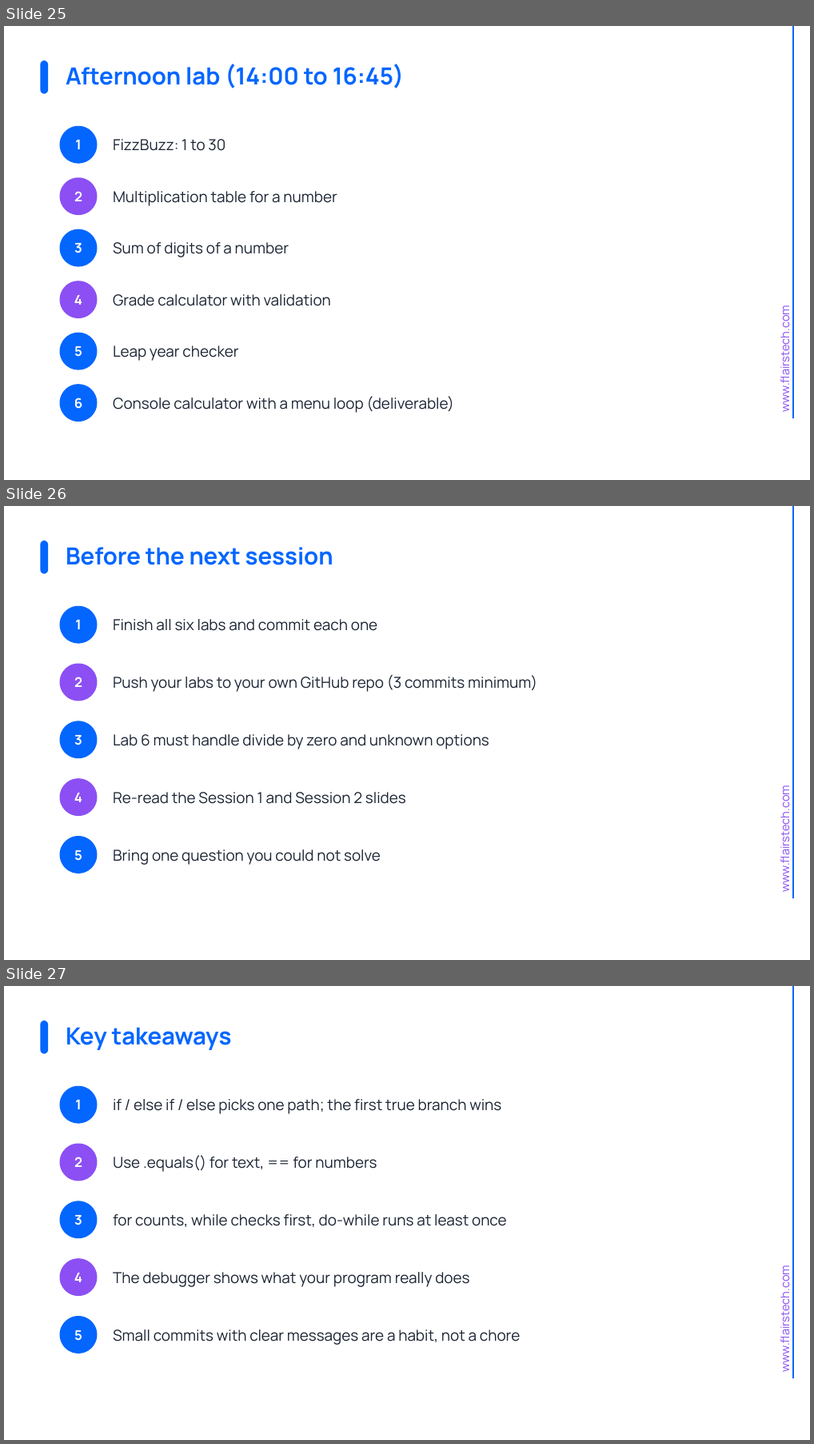
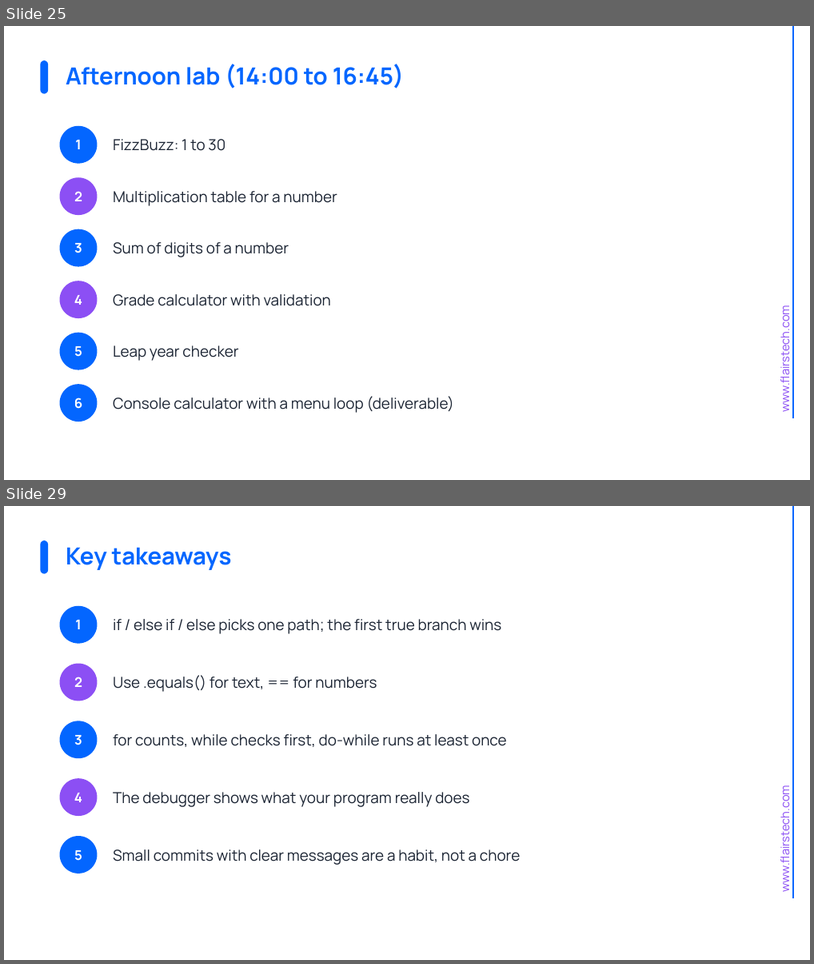
Before and after one commit to muhammedkamal/java-spring-bootcamp, a slide deck: files/Session02_Decisions_Loops_and_Git.pptx. Shown one above the other, each under a label of ours: slides 25, 26 and 27 before the commit, slides 25 and 29 after it; the slides between them are not shown. The pictures are 814x1444 and 814x964 pixels, drawn with LibreOffice and Linux fonts; fonts in the diff are those of the drawing; background and template pictures are left out. Boxes give left, top, right and bottom in pixels: in the first picture for what was removed or moved away, otherwise in the second. Text is boxed around its words. In the diff, an @@ line names an element or a change of style, - is before the commit and + after.

Commit message:
Session 1B deck: add materials, resources and before-next-session slides

```diff
--- a/files/Session02_Decisions_Loops_and_Git.pptx
+++ b/files/Session02_Decisions_Loops_and_Git.pptx
@@ slide 26 removed at (4, 506, 810, 960), background #FFFFFF; not listed: 2 template elements that a slide beside it also shows @@
@@ rounded rectangle removed at (40, 540, 48, 574) @@
@@ title removed at (66, 547, 334, 565) @@
-Before the next session
@@ ellipse removed at (60, 606, 97, 644) @@
-1
@@ text removed at (113, 619, 378, 631) @@
-Finish all six labs and commit each one
@@ ellipse removed at (60, 664, 97, 700) @@
-2
@@ text removed at (113, 675, 538, 692) @@
-Push your labs to your own GitHub repo (3 commits minimum)
@@ ellipse removed at (60, 720, 97, 758) @@
-3
@@ text removed at (113, 734, 490, 749) @@
-Lab 6 must handle divide by zero and unknown options
@@ ellipse removed at (60, 778, 97, 816) @@
-4
@@ text removed at (113, 792, 406, 804) @@
-Re-read the Session 1 and Session 2 slides
@@ ellipse removed at (60, 836, 97, 873) @@
-5
@@ text removed at (113, 849, 381, 864) @@
-Bring one question you could not solve
@@ what was slide 27 is now slide 29 @@
```
Also in this commit, not shown: 3 slides added.
